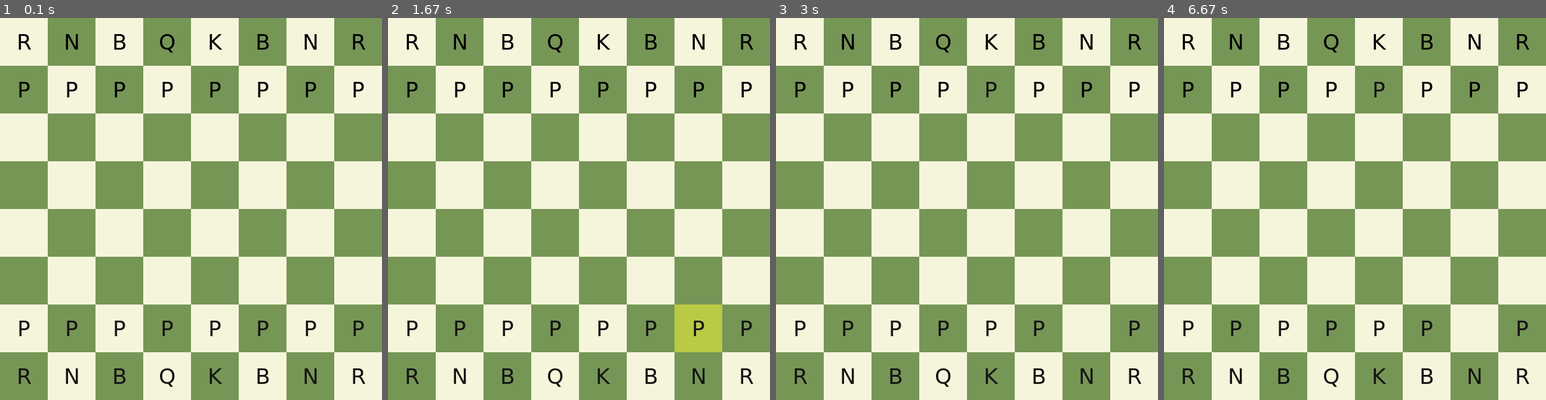
Above: before the commit, frames 1-4 (left to right).
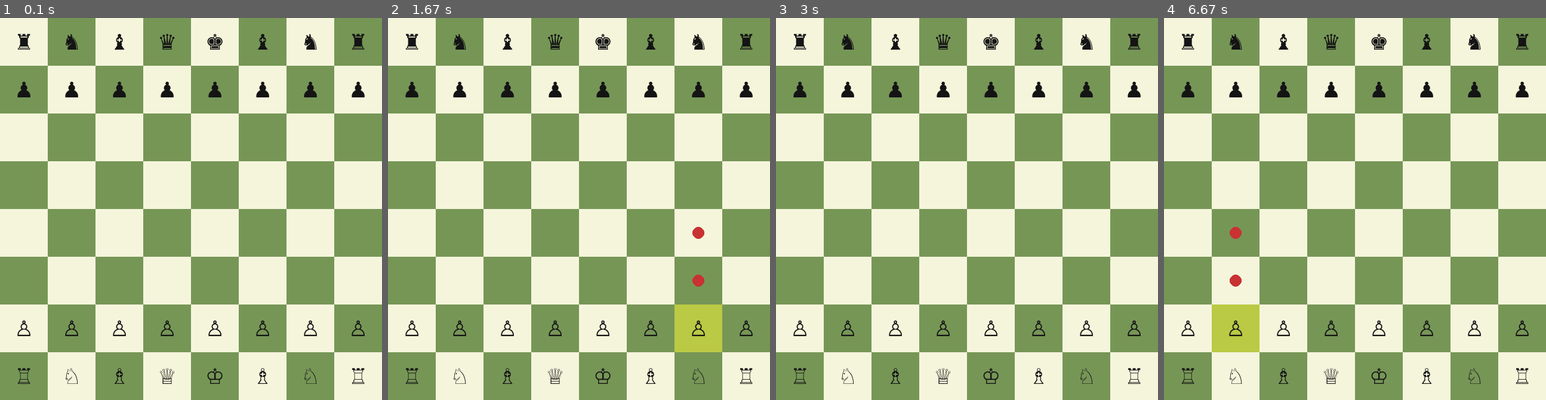
Above: after the commit, the same moments.

Repository: Er1argh/pygame_chess
Game: pygame game, started from main.py
Two runs of this game, one before a commit and one after it. Both use one fixed random seed, a clock stepped at 60 frames per second and the inputs below.
Inputs (mouse positions are in pixels of both pictures, inside the frame that each line leads up to):
- Up to frame 1 (0.1 s): no input
- Up to frame 2 (1.67 s): tap U at 0.33 s; click (579, 235) at 0.72 s; click (720, 342) at 1.55 s
- Up to frame 3 (3 s): click (974, 79) at 1.88 s; click (947, 308) at 2.22 s; click (1112, 354) at 2.55 s; click (913, 128) at 2.88 s
- Up to frame 4 (6.67 s): click (1488, 308) at 3.22 s; click (1473, 201) at 3.55 s; click (1240, 350) at 6.38 s

The runs differ from the first frame. In frame 1, 2.8% of the frame differs, in the area x 4-96%, y 4-97%; in frame 2, 3.0%; in frame 3, 2.8%; in frame 4, 4.5%.

Commit message:
Integrated chess engine with legal move generation without special rules (castling, en-passant, pawn promotion with interactive popup choice)

Diff:
--- a/main.py
+++ b/main.py
@@ -1,26 +1,60 @@
+"""
+Chess (Pygame) — integrated chess engine with legal move generation and basic UI.
+
+
+Features:
+- Piece movement rules for P, N, B, R, Q, K
+- Pseudo-legal -> legal move filtering (king safety / check detection)
+- Click to select and move pieces (only legal moves allowed)
+- Highlight selected square and legal move targets
+- Undo (press 'u')
+- Automatic pawn promotion to Queen when reaching last rank
+
+
+Not implemented yet:
+- Castling
+- En-passant
+- Promotion choice (auto-queen)
+
+
+Run: pip install pygame ; python main.py
+Controls:
+- Left click: select piece / move to highlighted square
+- U key: undo last move
+
+
+This is a single-file minimal project, suitable for iterating and producing UML diagrams.
+"""
+
 import pygame
 import sys
-from typing import Optional, Tuple, List, Dict
-
-# CONSTANTS
+from dataclasses import dataclass
+from typing import Optional, Tuple, List, Type, Dict
+
+# Config
 WIDTH, HEIGHT = 640, 640
 ROWS, COLS = 8, 8
 SQUARE_SIZE = WIDTH // COLS
 FPS = 60
 
-WHITE = (245, 245, 220)
-BROWN = (118, 150, 86)
+LIGHT = (245, 245, 220)
+DARK = (118, 150, 86)
 HIGHLIGHT = (186, 202, 68)
-BLACK = (20, 20, 20)
-
-
-# MODEL CLASSES
+MOVE_MARK = (200, 50, 50)
+BLACK_TEXT = (20, 20, 20)
+
+UNICODE_PIECES = {
+    ('w', 'K'): '♔', ('w', 'Q'): '♕', ('w', 'R'): '♖', ('w', 'B'): '♗', ('w', 'N'): '♘', ('w', 'P'): '♙',
+    ('b', 'K'): '♚', ('b', 'Q'): '♛', ('b', 'R'): '♜', ('b', 'B'): '♝', ('b', 'N'): '♞', ('b', 'P'): '♟',
+}
+
+Pos = Tuple[int, int]
+
+
+# Engine: pieces, board, engine
 class Piece:
-    """"
-    Базовый класс фигуры.
-    """
-
     def __init__(self, color: str, kind: str):
+        assert color in ('w', 'b')
         self.color = color  # 'w' | 'b'
         self.kind = kind  # 'K' | 'Q' | 'R' | 'B' | 'N' | 'P'
 
@@ -30,69 +64,179 @@
 
     def symbol(self) -> str:
         # Текстовая метка для отрисовки (только тип фигуры без цвета)
-        return {'K': 'K', 'Q': 'Q', 'R': 'R', 'B': 'B', 'N': 'N', 'P': 'P'}[self.kind]
+        return self.kind
+
+    def pseudo_legal_moves(self, board: "Board", pos: Pos) -> List[Pos]:
+        raise NotImplementedError
 
 
 class Pawn(Piece):
     def __init__(self, color: str):
         super().__init__(color, 'P')
 
+    def pseudo_legal_moves(self, board: "Board", pos: Pos) -> List[Pos]:
+        moves: List[Pos] = []
+        r, c = pos
+        dir = -1 if self.color == 'w' else 1
+        fr = r + dir
+        # forward
+        if board.in_bounds((fr, c)) and board.get((fr, c)) is None:
+            moves.append((fr, c))
+            start_row = 6 if self.color == 'w' else 1
+            fr2 = r + 2 * dir
+            if r == start_row and board.in_bounds((fr2, c)) and board.get((fr2, c)) is None:
+                moves.append((fr2, c))
+        # captures
+        for dc in (-1, 1):
+            tc = c + dc
+            tr = r + dir
+            if board.in_bounds((tr, tc)):
+                target = board.get((tr, tc))
+                if target is not None and target.color != self.color:
+                    moves.append((tr, tc))
+        return moves
+
 
 class Rook(Piece):
     def __init__(self, color: str):
         super().__init__(color, 'R')
 
+    def pseudo_legal_moves(self, board: "Board", pos: Pos) -> List[Pos]:
+        moves: List[Pos] = []
+        directions = [(-1, 0), (1, 0), (0, -1), (0, 1)]
+        for dr, dc in directions:
+            nr, nc = pos[0] + dr, pos[1] + dc
+            while board.in_bounds((nr, nc)):
+                target = board.get((nr, nc))
+                if target is None:
+                    moves.append((nr, nc))
+                else:
+                    if target.color != self.color:
+                        moves.append((nr, nc))
+                    break
+                nr += dr
+                nc += dc
+        return moves
+
 
 class Knight(Piece):
     def __init__(self, color: str):
         super().__init__(color, 'N')
 
+    def pseudo_legal_moves(self, board: "Board", pos: Pos) -> List[Pos]:
+        moves: List[Pos] = []
+        r, c = pos
+        deltas = [(2, 1), (2, -1), (-2, 1), (-2, -1), (1, 2), (1, -2), (-1, 2), (-1, -2)]
+        for dr, dc in deltas:
+            nr, nc = r + dr, c + dc
+            if board.in_bounds((nr, nc)):
+                target = board.get((nr, nc))
+                if target is None or target.color != self.color:
+                    moves.append((nr, nc))
+        return moves
+
 
 class Bishop(Piece):
     def __init__(self, color: str):
         super().__init__(color, 'B')
 
+    def pseudo_legal_moves(self, board: "Board", pos: Pos) -> List[Pos]:
+        moves: List[Pos] = []
+        directions = [(-1, -1), (-1, 1), (1, -1), (1, 1)]
+        for dr, dc in directions:
+            nr, nc = pos[0] + dr, pos[1] + dc
+            while board.in_bounds((nr, nc)):
+                target = board.get((nr, nc))
+                if target is None:
+                    moves.append((nr, nc))
+                else:
+                    if target.color != self.color:
+                        moves.append((nr, nc))
+                    break
+                nr += dr
+                nc += dc
+        return moves
+
 
 class Queen(Piece):
     def __init__(self, color: str):
         super().__init__(color, 'Q')
 
+    def pseudo_legal_moves(self, board: "Board", pos: Pos) -> List[Pos]:
+        return Rook(self.color).pseudo_legal_moves(board, pos) + Bishop(self.color).pseudo_legal_moves(board, pos)
+
 
 class King(Piece):
     def __init__(self, color: str):
         super().__init__(color, 'K')
 
-
-class PieceFactory:
-    # Создает фигуру из буквенных обозначений (большая буква - белый цвет, маленькая - черный)
-    @staticmethod
-    def from_fen_char(ch: str) -> Piece:
-        color = 'w' if ch.isupper() else 'b'
-        kind = ch.upper()
-        mapping = {'P': Pawn, 'R': Rook, 'N': Knight, 'B': Bishop, 'Q': Queen, 'K': King}
-        cls = mapping[kind]
-        return cls(color)
-
-
-# Move container
+    def pseudo_legal_moves(self, board: "Board", pos: Pos) -> List[Pos]:
+        moves: List[Pos] = []
+        r, c = pos
+        for dr in (-1, 0, 1):
+            for dc in (-1, 0, 1):
+                if dr == 0 and dc == 0:
+                    continue
+                nr, nc = r + dr, c + dc
+                if board.in_bounds((nr, nc)):
+                    target = board.get((nr, nc))
+                    if target is None or target.color != self.color:
+                        moves.append((nr, nc))
+        return moves
+
+
+_piece_map: Dict[str, Type[Piece]] = {
+    'P': Pawn, 'N': Knight, 'B': Bishop, 'R': Rook, 'Q': Queen, 'K': King
+}
+
+
+def piece_from_fen(ch: str) -> Piece:
+    color = 'w' if ch.isupper() else 'b'
+    kind = ch.upper()
+    cls = _piece_map[kind]
+    return cls(color)
+
+
+# class PieceFactory:
+#     # Создает фигуру из буквенных обозначений (большая буква - белый цвет, маленькая - черный)
+#     @staticmethod
+#     def from_fen_char(ch: str) -> Piece:
+#         color = 'w' if ch.isupper() else 'b'
+#         kind = ch.upper()
+#         mapping = {'P': Pawn, 'R': Rook, 'N': Knight, 'B': Bishop, 'Q': Queen, 'K': King}
+#         cls = mapping[kind]
+#         return cls(color)
+
+
+@dataclass
 class Move:
-    def __init__(self, from_sq: Tuple[int, int], to_sq: Tuple[int, int], piece: Piece,
-                 captured: Optional[Piece] = None):
-        self.from_sq = from_sq
-        self.to_sq = to_sq
-        self.piece = piece
-        self.captured = captured
-
-    def __repr__(self):
-        return f"Move({self.from_sq} -> {self.to_sq}, {self.piece}, cap={self.captured})"
-
-
-# Board model
+    from_sq: Pos
+    to_sq: Pos
+    piece: Piece
+    captured: Optional[Piece] = None
+    promotion: Optional[str] = None
+
+
 class Board:
+    ROWS = 8
+    COLS = 8
+
     def __init__(self):
         # grid[row][col]; row 0 - top (8th rank), row 7 - bottom (1st rank)
-        self.grid: List[List[Optional[Piece]]] = [[None] * COLS for _ in range(ROWS)]
+        self.grid: List[List[Optional[Piece]]] = [[None] * self.COLS for _ in range(self.ROWS)]
         self.setup_start_position()
+
+    def in_bounds(self, pos: Pos) -> bool:
+        r, c = pos
+        return 0 <= r < self.ROWS and 0 <= c < self.COLS
+
+    def get(self, pos: Pos) -> Optional[Piece]:
+        r, c = pos
+        return self.grid[r][c]
+
+    def set(self, pos: Pos, piece: Optional[Piece]):
+        r, c = pos
+        self.grid[r][c] = piece
 
     def setup_start_position(self):
         # Простая расстановка: белые внизу (rows 6-7), чёрные вверху (rows 0-1)
@@ -106,75 +250,223 @@
             "PPPPPPPP",
             "RNBQKBNR",
         ]
-        for r in range(ROWS):
+        for r in range(8):
             row = start_fen[r]
             for c, ch in enumerate(row):
                 if ch == '.':
                     self.grid[r][c] = None
                 else:
-                    self.grid[r][c] = PieceFactory.from_fen_char(ch)
-
-    def get(self, pos: Tuple[int, int]) -> Optional[Piece]:
-        r, c = pos
-        return self.grid[r][c]
-
-    def set(self, pos: Tuple[int, int], piece: Optional[Piece]):
-        r, c = pos
-        self.grid[r][c] = piece
-
-    def move_piece(self, move: Move):
-        # no rule checking here
+                    self.grid[r][c] = piece_from_fen(ch)
+
+    def find_king(self, color: str) -> Optional[Pos]:
+        for r in range(self.ROWS):
+            for c in range(self.COLS):
+                p = self.grid[r][c]
+                if p is not None and p.color == color and p.kind == 'K':
+                    return (r, c)
+        return None
+
+    def make_move_and_return_captured(self, move: Move) -> Optional[Piece]:
+        captured = self.get(move.to_sq)
+        # move piece object reference
         self.set(move.to_sq, move.piece)
         self.set(move.from_sq, None)
-
-
-# VIEW
+        # handle promotion if requested
+        if move.promotion and move.piece.kind == 'P':
+            # simple promotion: replace by piece type (Q/R/B/N) — we only support Q for now
+            promo = move.promotion.upper()
+            if promo == 'Q':
+                self.set(move.to_sq, Queen(move.piece.color))
+        return captured
+
+    def unmake_move(self, move: Move, captured: Optional[Piece]):
+        # revert promotion by restoring original pawn if needed
+        # if there was promotion we will assume original was a pawn
+        if move.promotion and move.piece.kind == 'P':
+            # restore pawn at from_sq
+            self.set(move.from_sq, move.piece)
+            self.set(move.to_sq, captured)
+        else:
+            self.set(move.from_sq, move.piece)
+            self.set(move.to_sq, captured)
+
+    def is_square_attacked(self, square: Pos, by_color: str) -> bool:
+        r, c = square
+        # pawn attacks
+        pawn_dir = -1 if by_color == 'w' else 1
+        for dc in (-1, 1):
+            pr, pc = r - pawn_dir, c - dc
+            if self.in_bounds((pr, pc)):
+                p = self.get((pr, pc))
+                if p is not None and p.color == by_color and p.kind == 'P':
+                    return True
+        # knight
+        knight_deltas = [(2, 1), (2, -1), (-2, 1), (-2, -1), (1, 2), (1, -2), (-1, 2), (-1, -2)]
+        for dr, dc in knight_deltas:
+            nr, nc = r + dr, c + dc
+            if self.in_bounds((nr, nc)):
+                p = self.get((nr, nc))
+                if p is not None and p.color == by_color and p.kind == 'N':
+                    return True
+        # rook/queen straight
+        straight_dirs = [(-1, 0), (1, 0), (0, -1), (0, 1)]
+        for dr, dc in straight_dirs:
+            nr, nc = r + dr, c + dc
+            while self.in_bounds((nr, nc)):
+                p = self.get((nr, nc))
+                if p is not None:
+                    if p.color == by_color and (p.kind == 'R' or p.kind == 'Q'):
+                        return True
+                    break
+                nr += dr
+                nc += dc
+        # bishop/queen diagonals
+        diag_dirs = [(-1, -1), (-1, 1), (1, -1), (1, 1)]
+        for dr, dc in diag_dirs:
+            nr, nc = r + dr, c + dc
+            while self.in_bounds((nr, nc)):
+                p = self.get((nr, nc))
+                if p is not None:
+                    if p.color == by_color and (p.kind == 'B' or p.kind == 'Q'):
+                        return True
+                    break
+                nr += dr
+                nc += dc
+        # king adjacency
+        for dr in (-1, 0, 1):
+            for dc in (-1, 0, 1):
+                if dr == 0 and dc == 0: continue
+                nr, nc = r + dr, c + dc
+                if self.in_bounds((nr, nc)):
+                    p = self.get((nr, nc))
+                    if p is not None and p.color == by_color and p.kind == 'K':
+                        return True
+        return False
+
+    def fen(self) -> str:
+        parts = []
+        for r in range(8):
+            empty = 0
+            rowp = ""
+            for c in range(8):
+                p = self.get((r, c))
+                if p is None:
+                    empty += 1
+                else:
+                    if empty:
+                        rowp += str(empty)
+                        empty = 0
+                    ch = p.kind.upper() if p.color == 'w' else p.kind.lower()
+                    rowp += ch
+            if empty:
+                rowp += str(empty)
+            parts.append(rowp)
+        return "/".join(parts)
+
+    def __str__(self):
+        rows = []
+        for r in range(8):
+            row = []
+            for c in range(8):
+                p = self.get((r, c))
+                row.append(str(p) if p else "..")
+            rows.append(" ".join(row))
+        return "\n".join(rows)
+
+
+class GameEngine:
+    def __init__(self, board: Optional[Board] = None):
+        self.board = board if board is not None else Board()
+        self.turn = 'w'
+
+    def all_pseudo_legal_moves_for(self, color: str) -> List[Move]:
+        moves: List[Move] = []
+        for r in range(8):
+            for c in range(8):
+                p = self.board.get((r, c))
+                if p is not None and p.color == color:
+                    for to_sq in p.pseudo_legal_moves(self.board, (r, c)):
+                        moves.append(Move((r, c), to_sq, p, self.board.get(to_sq)))
+        return moves
+
+    def is_in_check(self, color: str) -> bool:
+        king_pos = self.board.find_king(color)
+        if king_pos is None:
+            return False
+        opponent = 'b' if color == 'w' else 'w'
+        return self.board.is_square_attacked(king_pos, opponent)
+
+    def is_move_legal(self, move: Move) -> bool:
+        p = self.board.get(move.from_sq)
+        if p is None or p.color != move.piece.color or p.kind != move.piece.kind:
+            return False
+        if move.to_sq not in move.piece.pseudo_legal_moves(self.board, move.from_sq):
+            return False
+        captured = self.board.make_move_and_return_captured(move)
+        in_check = self.is_in_check(move.piece.color)
+        self.board.unmake_move(move, captured)
+        return not in_check
+
+    def legal_moves_for(self, pos: Pos) -> List[Pos]:
+        p = self.board.get(pos)
+        if p is None:
+            return []
+        pseudo = p.pseudo_legal_moves(self.board, pos)
+        legal: List[Pos] = []
+        for to in pseudo:
+            mv = Move(pos, to, p, self.board.get(to))
+            if self.is_move_legal(mv):
+                legal.append(to)
+        return legal
+
+
+# Pygame UI
 class Renderer:
     def __init__(self, surface):
         self.surface = surface
-        self.font = pygame.font.SysFont('dejavusans', 36)
-
-    def draw_board(self, board: Board, selected: Optional[Tuple[int, int]]):
-        # draw squares
+        # try unicode-supporting font
+        try:
+            self.font = pygame.font.SysFont('segoeuisymbol', 36)
+        except Exception:
+            self.font = pygame.font.SysFont(None, 36)
+
+    def draw_board(self, board: Board, selected: Optional[Pos], legal_moves: List[Pos]):
+        # squares
         for r in range(ROWS):
             for c in range(COLS):
-                color = WHITE if (r + c) % 2 == 0 else BROWN
+                color = LIGHT if (r + c) % 2 == 0 else DARK
                 rect = pygame.Rect(c * SQUARE_SIZE, r * SQUARE_SIZE, SQUARE_SIZE, SQUARE_SIZE)
                 pygame.draw.rect(self.surface, color, rect)
-
         # highlight selected
         if selected:
             r, c = selected
             rect = pygame.Rect(c * SQUARE_SIZE, r * SQUARE_SIZE, SQUARE_SIZE, SQUARE_SIZE)
             pygame.draw.rect(self.surface, HIGHLIGHT, rect)
-
-        # draw pieces as text
+        # highlight legal moves
+        for (r, c) in legal_moves:
+            center = (c * SQUARE_SIZE + SQUARE_SIZE // 2, r * SQUARE_SIZE + SQUARE_SIZE // 2)
+            pygame.draw.circle(self.surface, MOVE_MARK, center, 10)
+        # pieces
         for r in range(ROWS):
             for c in range(COLS):
-                piece = board.get((r, c))
-                if piece:
-                    text = self.font.render(piece.symbol(), True, BLACK if piece.color == 'w' else (0, 0, 0))
-                    # center text
+                p = board.get((r, c))
+                if p:
+                    ch = UNICODE_PIECES.get((p.color, p.kind), p.symbol())
+                    text = self.font.render(ch, True, BLACK_TEXT)
                     tx = c * SQUARE_SIZE + SQUARE_SIZE // 2 - text.get_width() // 2
                     ty = r * SQUARE_SIZE + SQUARE_SIZE // 2 - text.get_height() // 2
                     self.surface.blit(text, (tx, ty))
 
-    def draw(self, board: Board, selected: Optional[Tuple[int, int]]):
-        self.draw_board(board, selected)
-
-
-# INPUT HANDLING & CONTROLLER
+    def draw(self, board: Board, selected: Optional[Pos], legal_moves: List[Pos]):
+        self.draw_board(board, selected, legal_moves)
+
+
 class InputHandler:
-    """
-    Обрабатывает клики и конвертирует их в координаты доски.
-    """
-
     @staticmethod
-    def pixel_to_square(pos: Tuple[int, int]) -> Tuple[int, int]:
+    def pixel_to_square(pos: Tuple[int, int]) -> Pos:
         x, y = pos
         col = x // SQUARE_SIZE
         row = y // SQUARE_SIZE
-        # clamp
         col = max(0, min(COLS - 1, col))
         row = max(0, min(ROWS - 1, row))
         return (row, col)
@@ -185,56 +477,77 @@
         self.surface = surface
         self.clock = pygame.time.Clock()
         self.board = Board()
+        self.engine = GameEngine(self.board)
         self.renderer = Renderer(surface)
-        self.selected: Optional[Tuple[int, int]] = None
-        self.turn = 'w'
-        self.move_history: List[Move] = []
-
-    def handle_click(self, pos: Tuple[int, int]):
-        sq = InputHandler.pixel_to_square(pos)
-        piece = self.board.get(sq)
+        self.selected: Optional[Pos] = None
+        self.legal_moves: List[Pos] = []
+        self.move_history: List[tuple[Move, Optional[Piece]]] = []
+
+    def select_or_move(self, sq: Pos):
+        p = self.board.get(sq)
+        # select own piece
         if self.selected is None:
-            # select piece if any and if it belongs to player to move
-            if piece and piece.color == self.turn:
+            if p and p.color == self.engine.turn:
                 self.selected = sq
+                self.legal_moves = self.engine.legal_moves_for(sq)
         else:
-            # attempt to move selected -> sq (no rule checking for now)
-            from_sq = self.selected
-            moving_piece = self.board.get(from_sq)
-            if moving_piece:
-                captured = self.board.get(sq)
-                move = Move(from_sq, sq, moving_piece, captured)
-                self.board.move_piece(move)
-                self.move_history.append(move)
+            # if clicking same square: deselect
+            if sq == self.selected:
+                self.selected = None
+                self.legal_moves = []
+                return
+            # if clicked on a legal target -> make move
+            if sq in self.legal_moves:
+                piece = self.board.get(self.selected)
+                mv = Move(self.selected, sq, piece, self.board.get(sq))
+                # handle promotion simple: if pawn reaches last rank, set promotion to Q
+                if piece and piece.kind == 'P' and (sq[0] == 0 or sq[0] == 7):
+                    mv.promotion = 'Q'
+                captured = self.board.make_move_and_return_captured(mv)
+                # if promotion replaced piece, ensure move.piece remains original pawn (for undo)
+                self.move_history.append((mv, captured))
                 # switch turn
-                self.turn = 'b' if self.turn == 'w' else 'w'
-            self.selected = None
+                self.engine.turn = 'b' if self.engine.turn == 'w' else 'w'
+                # clear selection
+                self.selected = None
+                self.legal_moves = []
+            else:
+                # trying to select another piece of same color
+                if p and p.color == self.engine.turn:
+                    self.selected = sq
+                    self.legal_moves = self.engine.legal_moves_for(sq)
+                else:
+                    # invalid target: deselect
+                    self.selected = None
+                    self.legal_moves = []
+
+    def undo(self):
+        if not self.move_history:
+            return
+        mv, captured = self.move_history.pop()
+        # revert
+        self.board.unmake_move(mv, captured)
+        # flip turn back
+        self.engine.turn = 'b' if self.engine.turn == 'w' else 'w'
+        self.selected = None
+        self.legal_moves = []
 
     def run_once(self) -> bool:
         for event in pygame.event.get():
             if event.type == pygame.QUIT:
                 return False
             elif event.type == pygame.MOUSEBUTTONDOWN and event.button == 1:
-                self.handle_click(event.pos)
+                sq = InputHandler.pixel_to_square(event.pos)
+                self.select_or_move(sq)
             elif event.type == pygame.KEYDOWN:
                 if event.key == pygame.K_u:
-                    self.undo_last()
+                    self.undo()
         # draw
         self.surface.fill((0, 0, 0))
-        self.renderer.draw(self.board, self.selected)
+        self.renderer.draw(self.board, self.selected, self.legal_moves)
         pygame.display.flip()
         self.clock.tick(FPS)
         return True
-
-    def undo_last(self):
-        if not self.move_history:
-            return
-        last = self.move_history.pop()
-        # revert
-        self.board.set(last.from_sq, last.piece)
-        self.board.set(last.to_sq, last.captured)
-        # switch turn back
-        self.turn = 'b' if self.turn == 'w' else 'w'
 
 
 # MAIN
